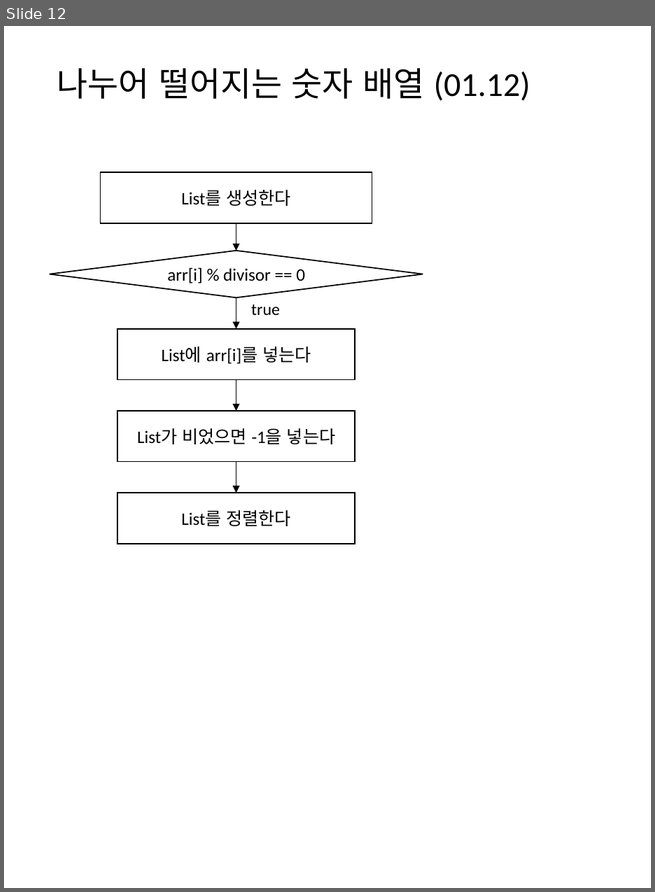
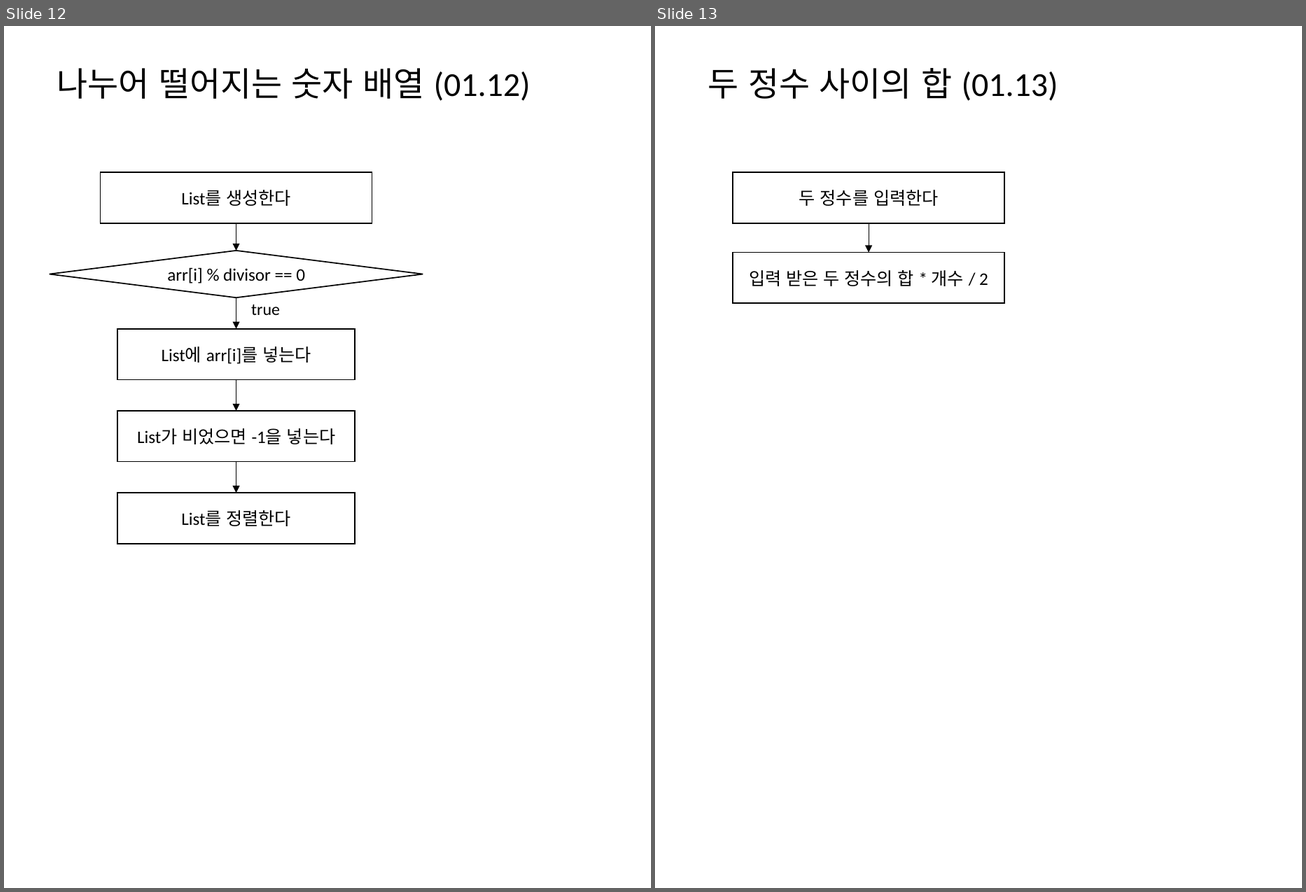
Before and after one commit to mornings9047/Algorithms_Programmers, a slide deck: 알고리즘_프로그래머스_Level01_순서도.pptx. Shown side by side, each under a label of ours: slide 12 before the commit, slides 12 and 13 after it. The pictures are 655x892 and 1306x892 pixels, drawn with LibreOffice and Linux fonts; fonts in the diff are those of the drawing. Boxes give left, top, right and bottom in pixels: in the first picture for what was removed or moved away, otherwise in the second. Text is boxed around its words. In the diff, an @@ line names an element or a change of style, - is before the commit and + after.

Commit message:
두 정수 사이의 합

```diff
--- a/알고리즘_프로그래머스_Level01_순서도.pptx
+++ b/알고리즘_프로그래머스_Level01_순서도.pptx
@@ slide 13 added at [655, 26, 1302, 888], background #FFFFFF @@
@@ title added at [708, 68, 1058, 101], 28 pt, text #000000 @@
+두 정수 사이의 합 (01.13)
@@ rectangle added at [733, 172, 1004, 223], outline #000000 1 pt, 14.7 pt, text #000000 @@
+두 정수를 입력한다
@@ arrow added from (869, 223) to (869, 253), #000000 0.5 pt @@
@@ rectangle added at [733, 253, 1004, 304], outline #000000 1 pt, 14.7 pt, text #000000 @@
+입력 받은 두 정수의 합 * 개수 / 2
```
Also in this commit, not shown: 3 other files.
